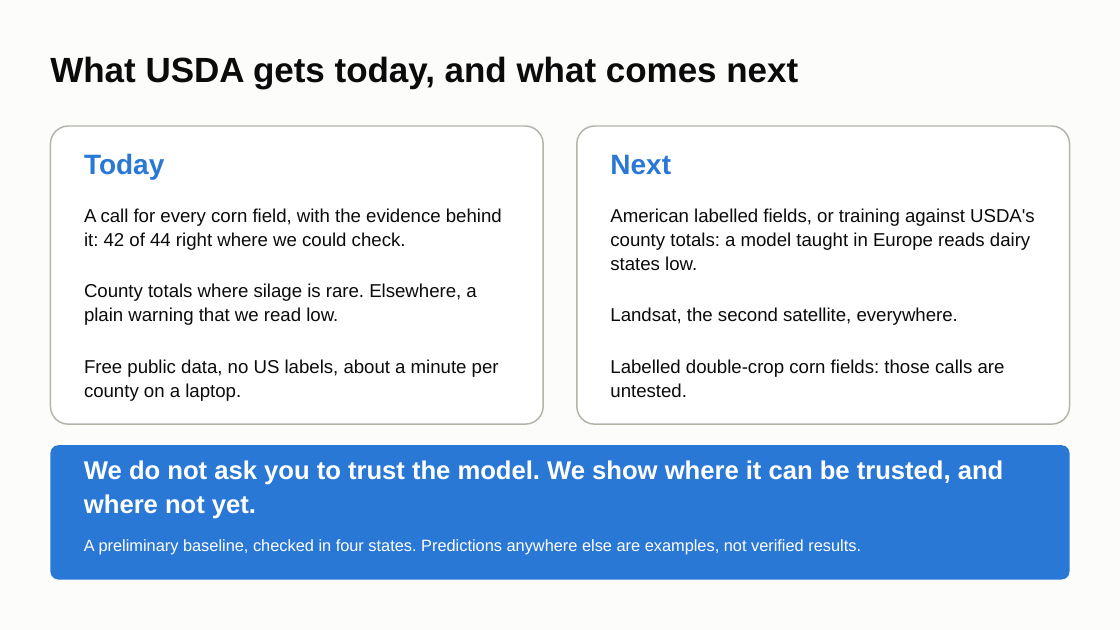
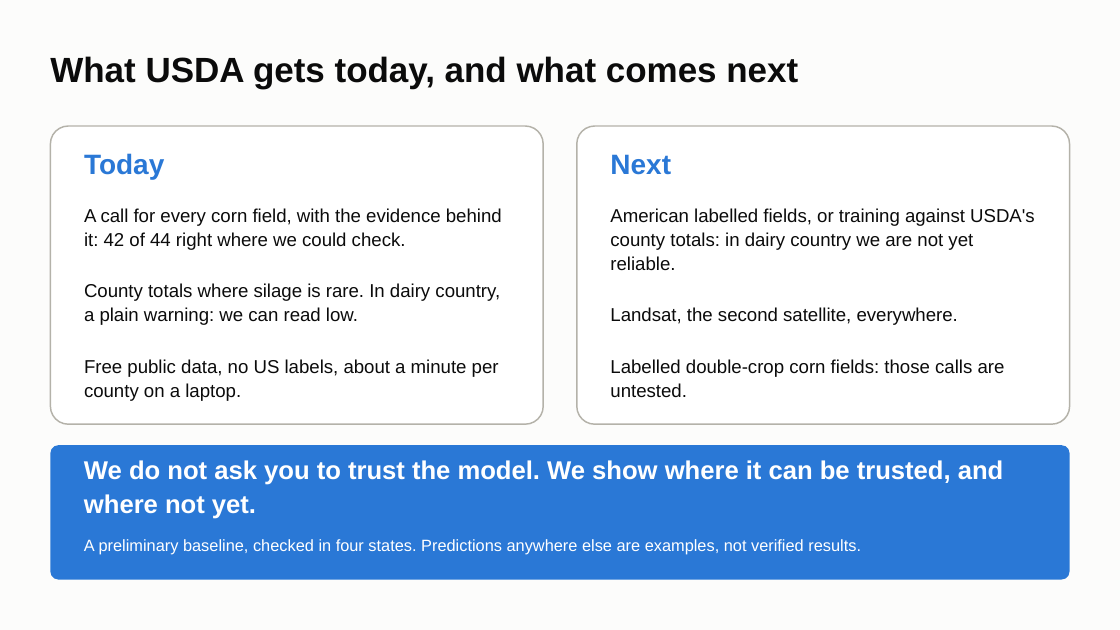
Before and after one commit to ChenSiyun1234/FieldVision, a slide deck: slide 10 of handoff/presentation/FieldVision_model_story.pptx. Drawn at 1120x630 pixels with LibreOffice and Linux fonts; fonts in the diff are those of the drawing. Boxes give left, top, right and bottom in pixels: in the first picture for what was removed or moved away, otherwise in the second. Text is boxed around its words. In the diff, an @@ line names an element or a change of style, - is before the commit and + after.

```diff
--- a/handoff/presentation/FieldVision_model_story.pptx
+++ b/handoff/presentation/FieldVision_model_story.pptx
@@ text at bbox=[610, 208, 1035, 271]: text changed @@
-American labelled fields, or training against USDA's county totals: a model taught in Europe reads dairy states low.
+American labelled fields, or training against USDA's county totals: in dairy country we are not yet reliable.
@@ text at bbox=[84, 283, 500, 325]: text changed @@
-County totals where silage is rare. Elsewhere, a plain warning that we read low.
+County totals where silage is rare. In dairy country, a plain warning: we can read low.
```
Also in this commit, not shown: 4 other slides changed, 2 other files.
